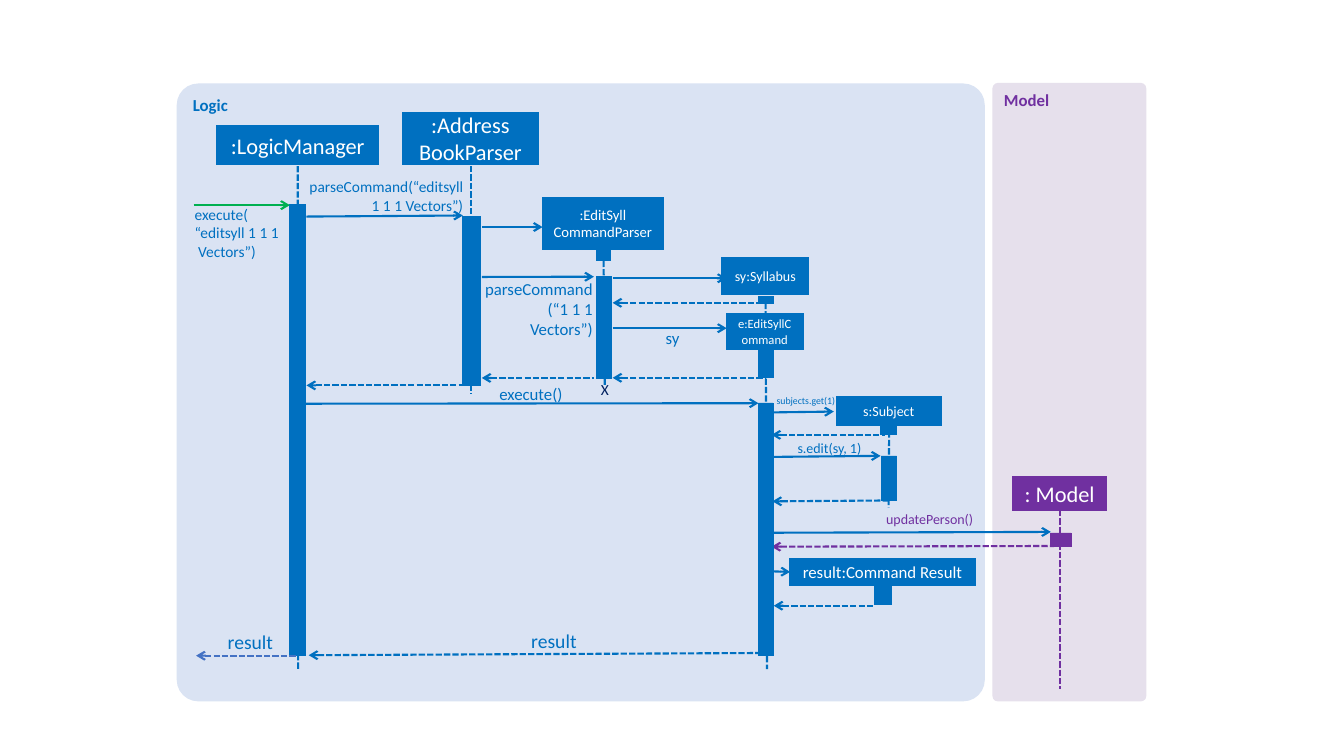
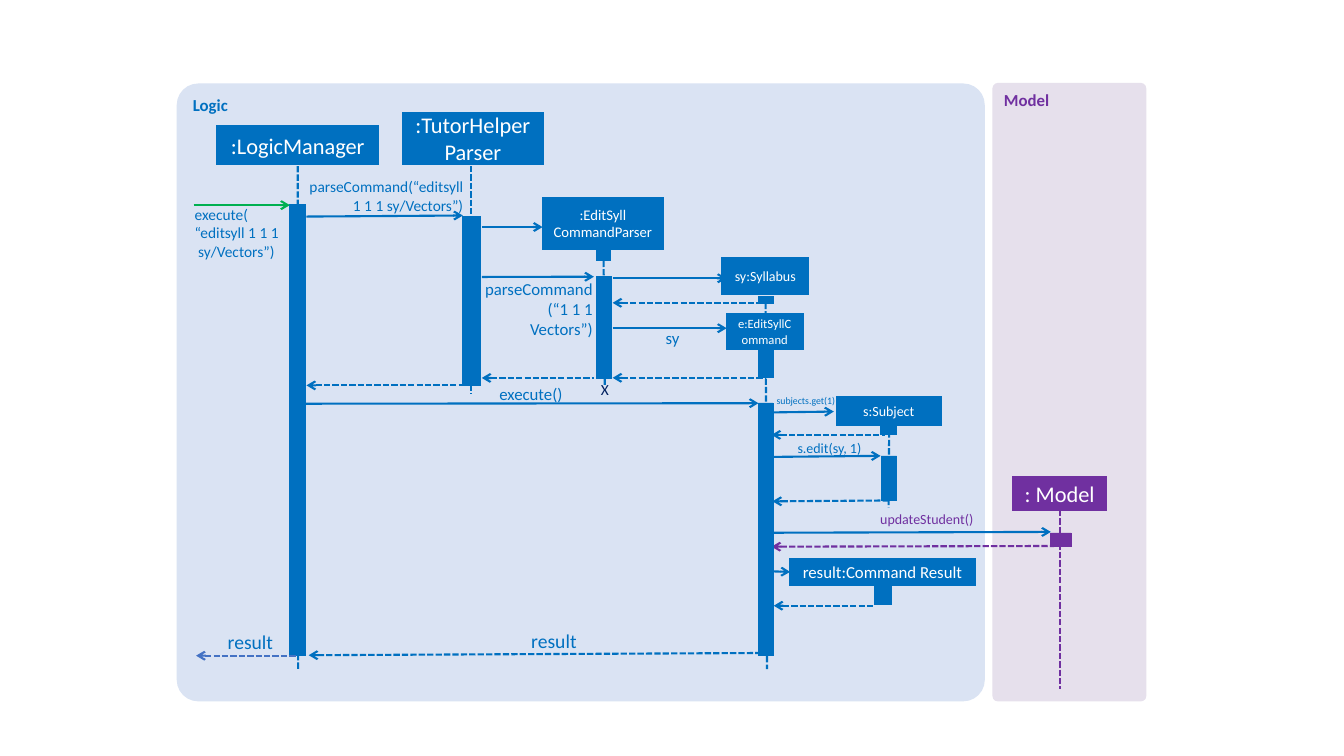
Before and after one commit to ongyz/main, a slide deck: slide 1 of docs/diagrams/EditSyllSequenceDiagram.pptx. Drawn at 1344x756 pixels with LibreOffice and Linux fonts; fonts in the diff are those of the drawing. Boxes give left, top, right and bottom in pixels: in the first picture for what was removed or moved away, otherwise in the second. Text is boxed around its words. In the diff, an @@ line names an element or a change of style, - is before the commit and + after.

```diff
--- a/docs/diagrams/EditSyllSequenceDiagram.pptx
+++ b/docs/diagrams/EditSyllSequenceDiagram.pptx
@@ rectangle ":TutorHelperParser": place and size @@
-rectangle ":TutorHelperParser" at box(403, 113, 537, 164)
+rectangle ":TutorHelperParser" at box(403, 113, 542, 164)
@@ text in rectangle at box(419, 117, 522, 167): text changed @@
-:Address
-BookParser
+:TutorHelperParser
@@ text at box(309, 181, 463, 216): text changed @@
-parseCommand(“editsyll 1 1 1 Vectors”)
+parseCommand(“editsyll 1 1 1 sy/Vectors”)
@@ text at box(198, 246, 274, 260): text changed @@
-Vectors”)
+sy/Vectors”)
@@ text at box(880, 514, 973, 526): text changed @@
-updatePerson()
+updateStudent()
```
Also in this commit, not shown: 10 other files.
